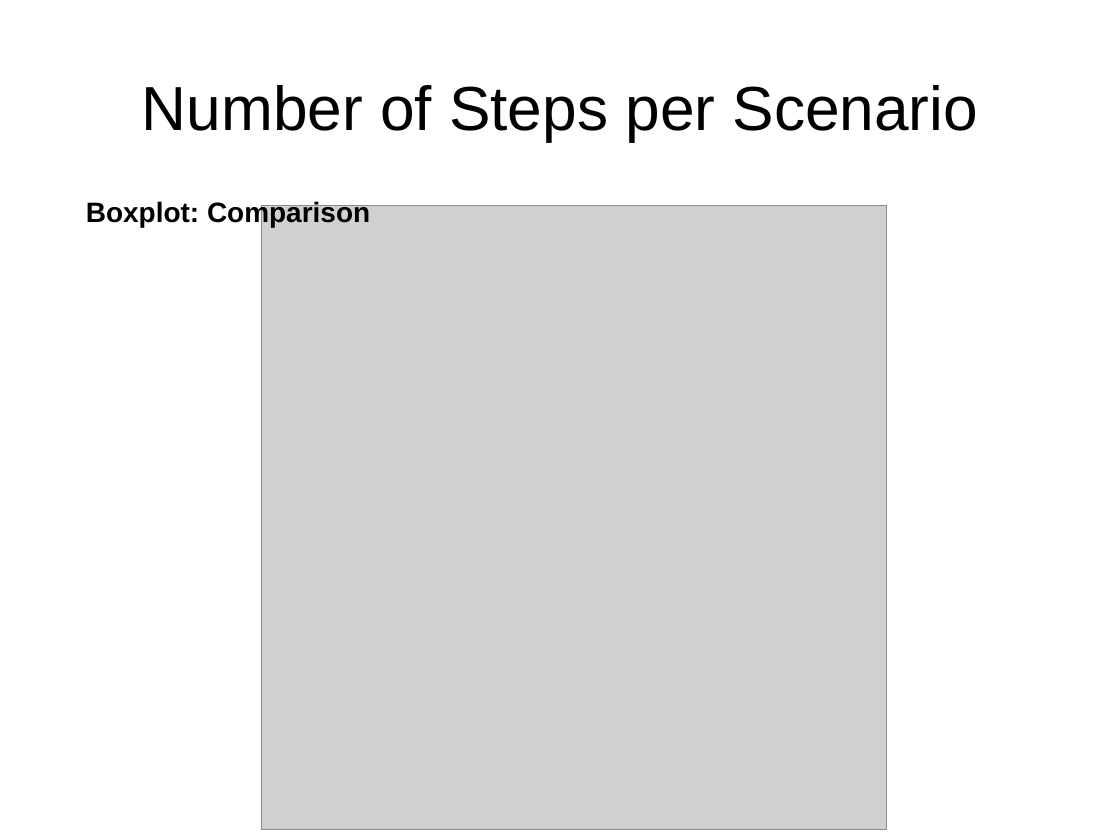
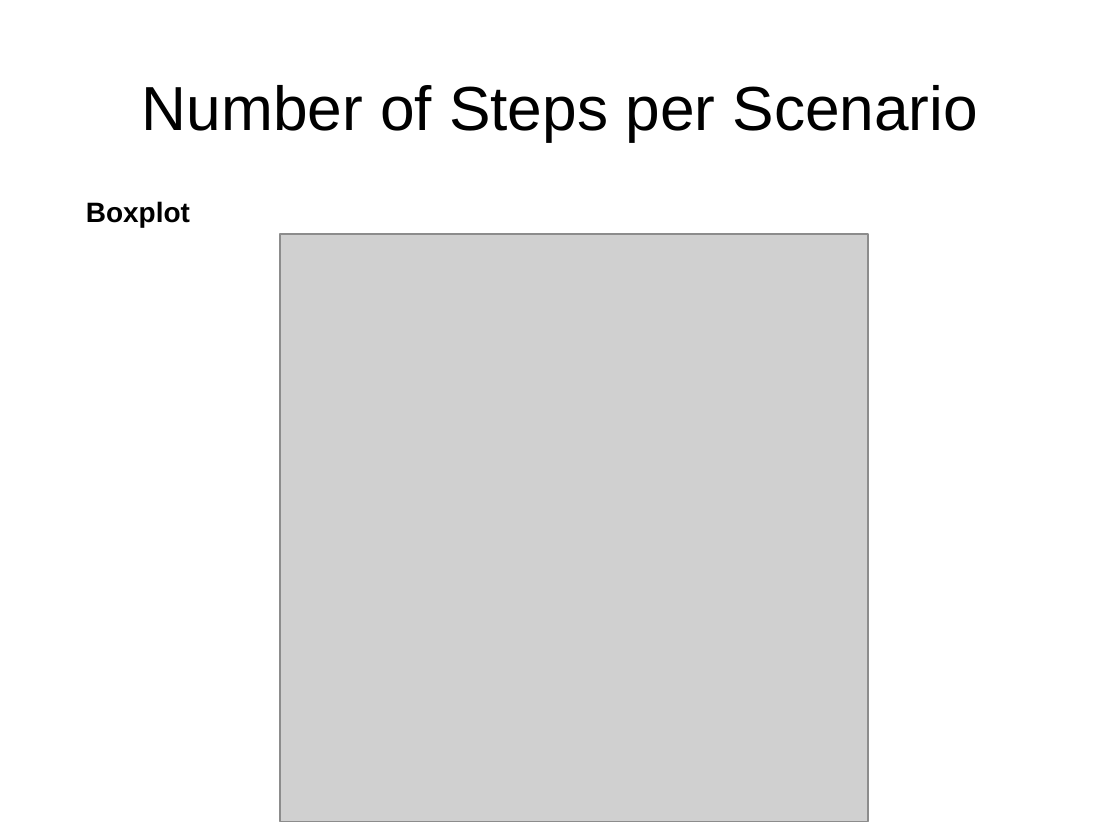
Before and after one commit to rbonifacio/variability-management-research, a slide deck: slide 4 of VariabilityManagement/docs/casestudies/smart-home/results.ppt. Drawn at 1120x840 pixels with LibreOffice and Linux fonts; fonts in the diff are those of the drawing; grey boxes stand for pictures. Boxes give left, top, right and bottom in pixels: in the first picture for what was removed or moved away, otherwise in the second. Text is boxed around its words. In the diff, an @@ line names an element or a change of style, - is before the commit and + after.

```diff
--- a/VariabilityManagement/docs/casestudies/smart-home/results.ppt
+++ b/VariabilityManagement/docs/casestudies/smart-home/results.ppt
@@ text at [86,201,190,227]: text changed @@
-Boxplot: Comparison
+Boxplot
@@ picture: place and size @@
-picture at [261,205,886,829]
+picture at [280,234,868,821]
```
Also in this commit, not shown: 2 other slides changed.
